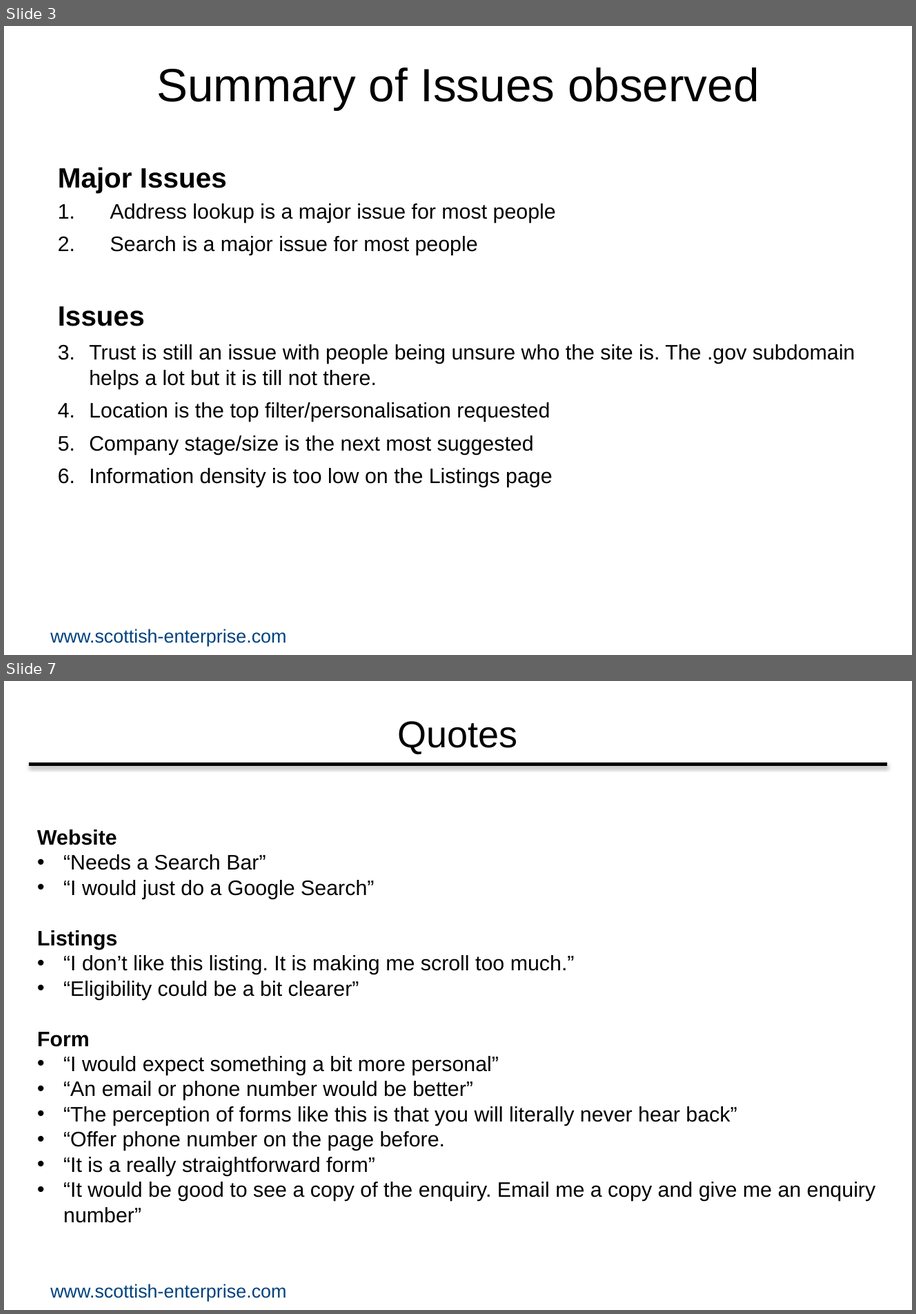
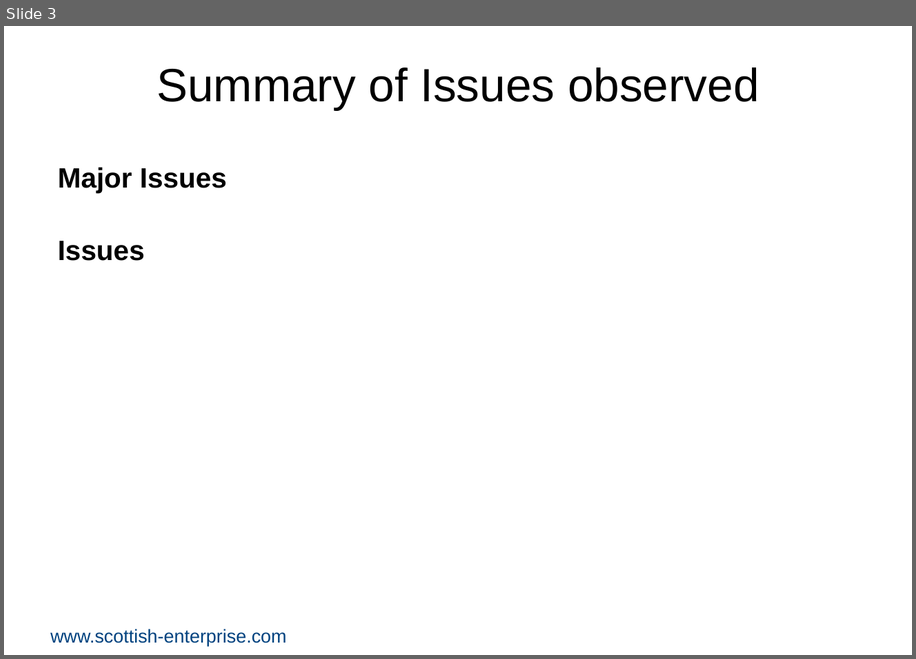
Before and after one commit to scotentSD/fbs, a slide deck: files/SEP-Usability-May-18.pptx. Shown one above the other, each under a label of ours: slides 3 and 7 before the commit, slide 3 after it; the slides between them are not shown. The pictures are 916x1314 and 916x659 pixels, drawn with LibreOffice and Linux fonts; fonts in the diff are those of the drawing; background and template pictures are left out. Boxes give left, top, right and bottom in pixels: in the first picture for what was removed or moved away, otherwise in the second. Text is boxed around its words. In the diff, an @@ line names an element or a change of style, - is before the commit and + after.

```diff
--- a/files/SEP-Usability-May-18.pptx
+++ b/files/SEP-Usability-May-18.pptx
@@ slide 7 removed at (4,681,912,1310), background #FFFFFF; not listed: 1 template element that a slide beside it also shows @@
@@ title removed at (398,721,518,754) @@
-Quotes
@@ line removed from (29, 764) to (888, 764) @@
@@ text removed at (37,829,876,1223) @@
-Website
-• “Needs a Search Bar”
-• “I would just do a Google Search”
-Listings
-• “I don’t like this listing. It is making me scroll too much.”
-• “Eligibility could be a bit clearer”
-Form
-• “I would expect something a bit more personal”
-• “An email or phone number would be better”
-• “The perception of forms like this is that you will literally never hear back”
-• “Offer phone number on the page before.
-• “It is a really straightforward form”
-• “It would be good to see a copy of the enquiry. Email me a copy and give me an enquiry number”
@@ slide 3 changed as well @@
@@ text at (110,203,556,255): paragraphs removed @@
-1. Address lookup is a major issue for most people
-2. Search is a major issue for most people
@@ text at (89,344,855,488): paragraphs removed @@
-1. Trust is still an issue with people being unsure who the site is. The .gov subdomain helps a lot but it is till not there.
-2. Location is the top filter/personalisation requested
-3. Company stage/size is the next most suggested
-4. Information density is too low on the Listings page
```
Also in this commit, not shown: 2 other slides changed, 1 slide added, 3 other slides removed, 3 other files.
